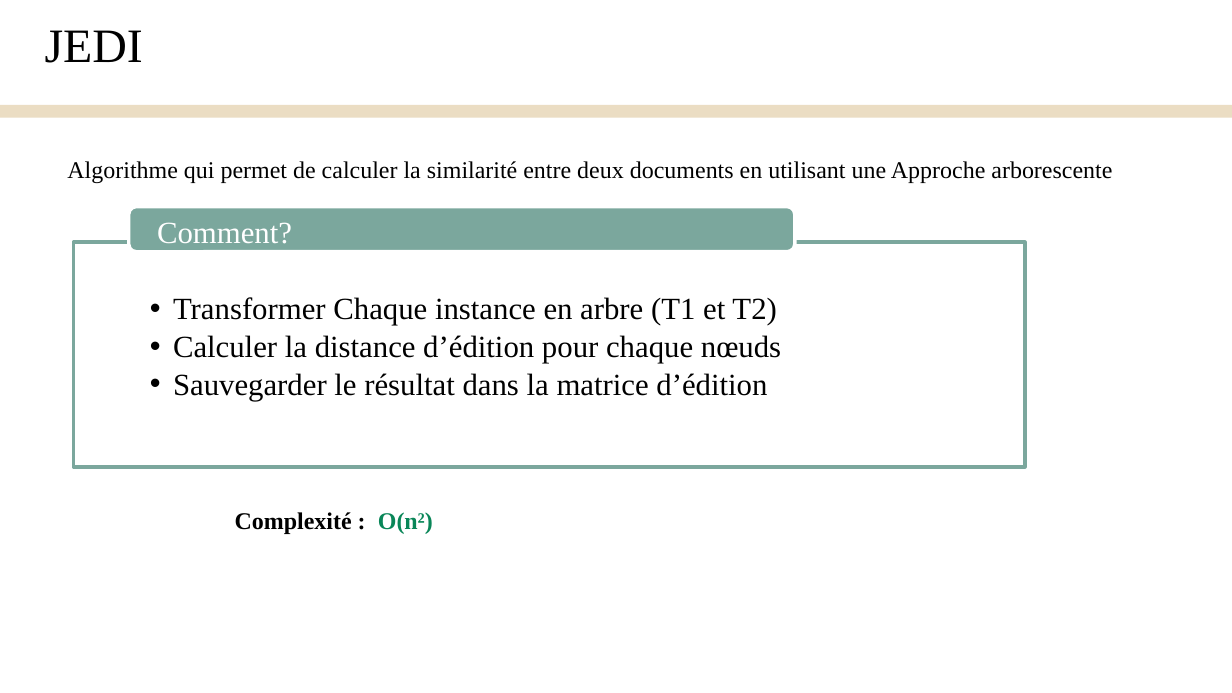
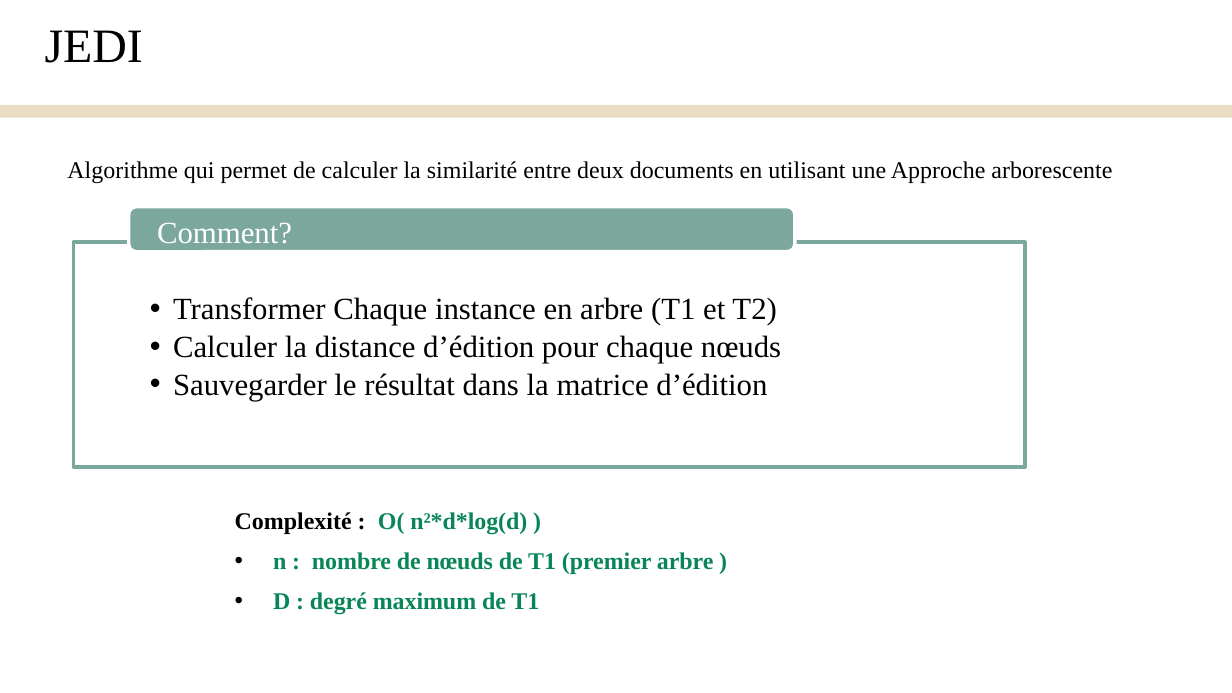
Before and after one commit to Yanis540/PSTL-M1, a slide deck: slide 11 of rapport/Présentation_Finale.pptx. Drawn at 1232x693 pixels with LibreOffice and Linux fonts; fonts in the diff are those of the drawing. Boxes give left, top, right and bottom in pixels: in the first picture for what was removed or moved away, otherwise in the second. Text is boxed around its words. In the diff, an @@ line names an element or a change of style, - is before the commit and + after.

```diff
--- a/rapport/Présentation_Finale.pptx
+++ b/rapport/Présentation_Finale.pptx
@@ text at [235, 512, 713, 615]: text changed; text colour #000000 to #098658 @@
-Complexité : O(n²)
+Complexité : O( n²*d*log(d) )
+• n : nombre de nœuds de T1 (premier arbre )
+• D : degré maximum de T1
```
Also in this commit, not shown: 15 other slides changed, 1 slide added, 1 slide removed, 2 other files.
